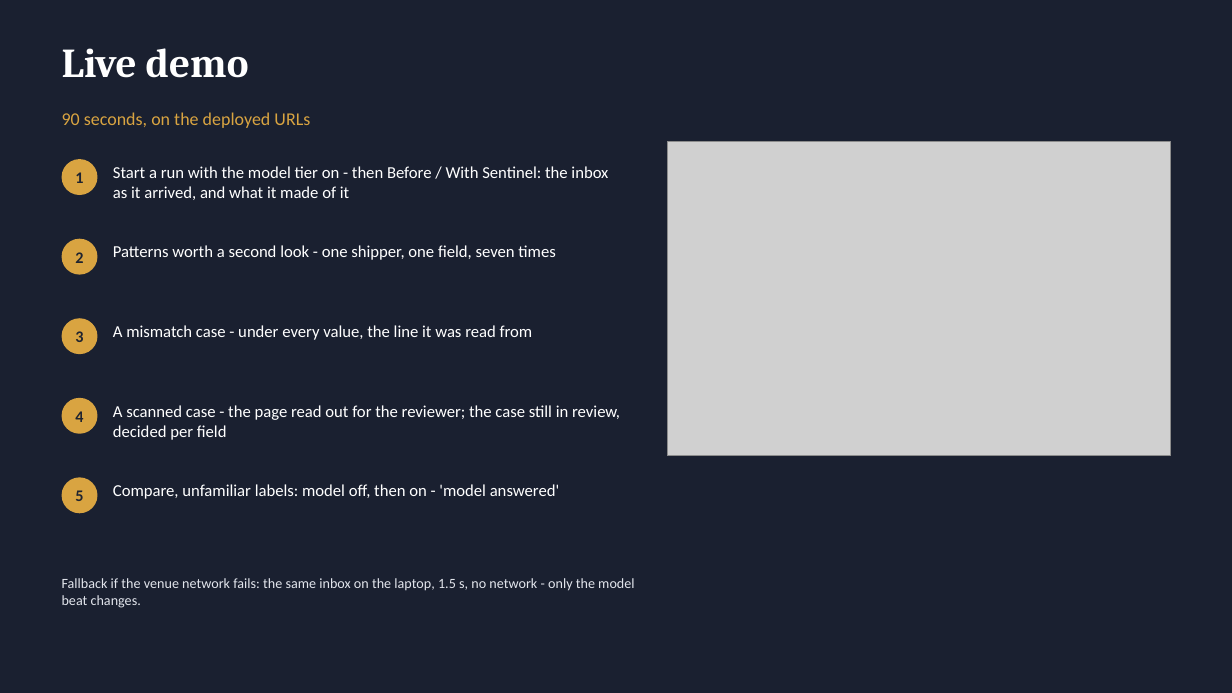
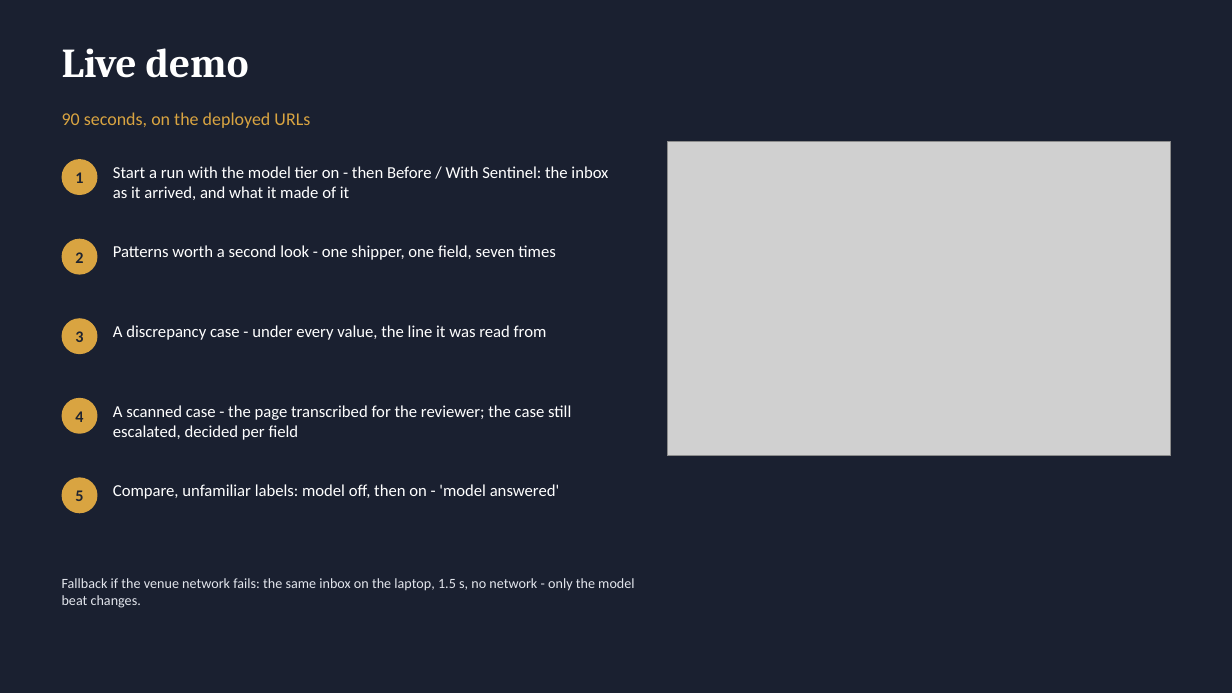
Before and after one commit to TCF1209/duocode-sentinel, a slide deck: slide 7 of docs/Sentinel-final-pitch.pptx. Drawn at 1232x693 pixels with LibreOffice and Linux fonts; fonts in the diff are those of the drawing; grey boxes stand for pictures. Boxes give left, top, right and bottom in pixels: in the first picture for what was removed or moved away, otherwise in the second. Text is boxed around its words. In the diff, an @@ line names an element or a change of style, - is before the commit and + after.

```diff
--- a/docs/Sentinel-final-pitch.pptx
+++ b/docs/Sentinel-final-pitch.pptx
@@ text at [113,325,547,340]: text changed @@
-A mismatch case - under every value, the line it was read from
+A discrepancy case - under every value, the line it was read from
@@ text at [113,405,571,440]: text changed @@
-A scanned case - the page read out for the reviewer; the case still in review, decided per field
+A scanned case - the page transcribed for the reviewer; the case still escalated, decided per field
```
Also in this commit, not shown: 7 other slides changed, 35 other files.
